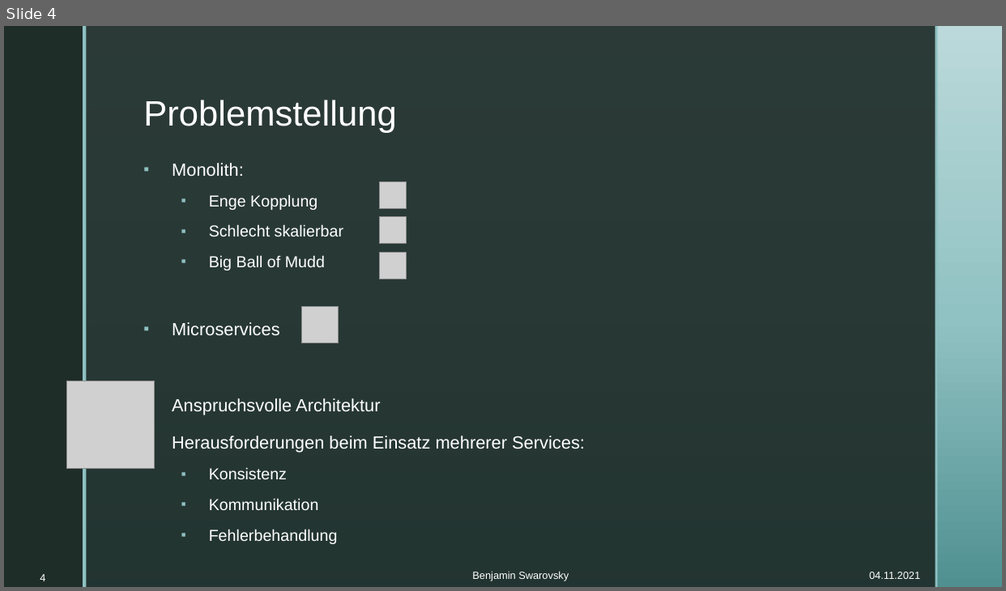
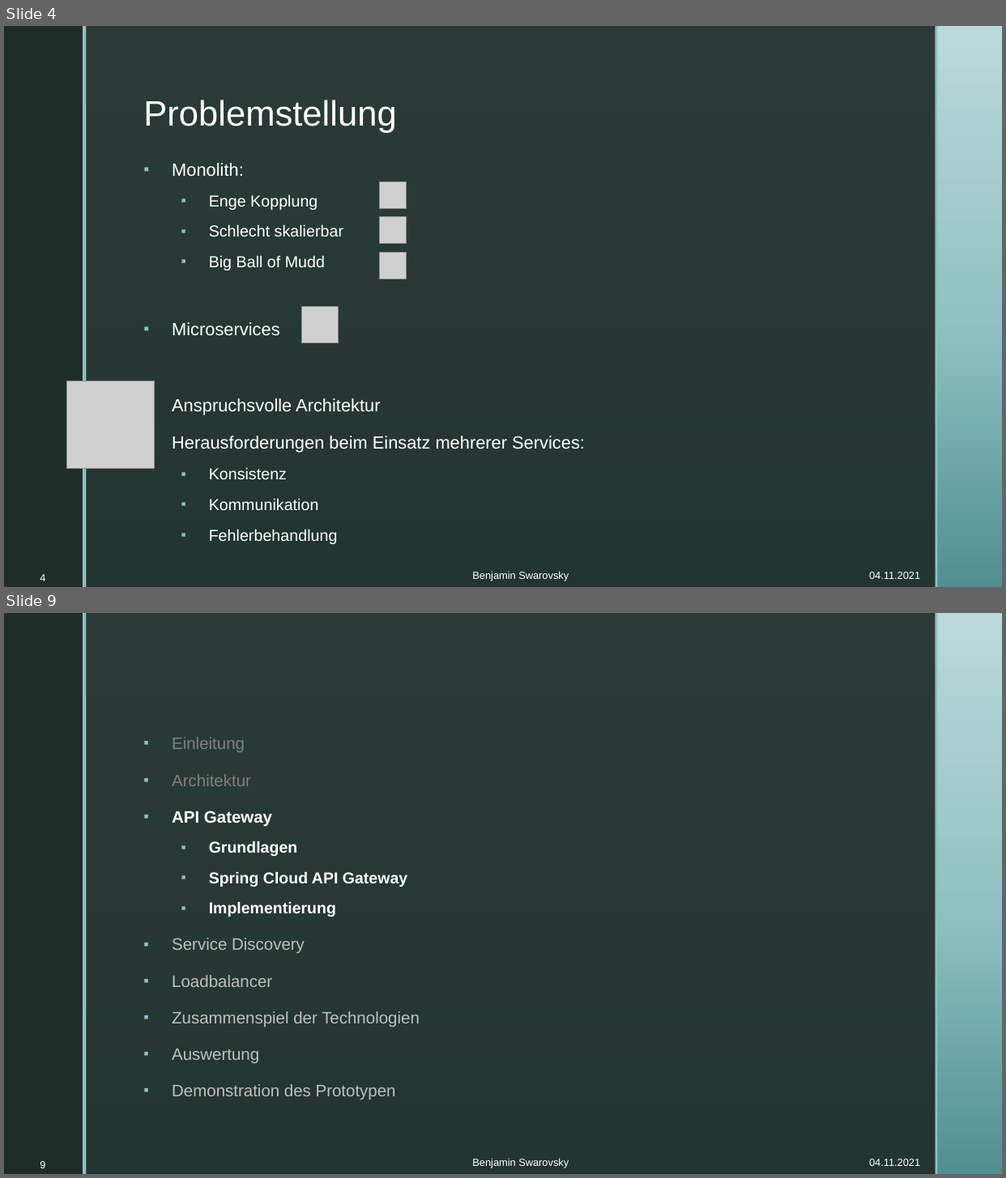
Before and after one commit to BenjaminS01/Abschluss, a slide deck: Vortrag.pptx. Shown one above the other, each under a label of ours: slide 4 before the commit, slides 4 and 9 after it; the slides between them are not shown. The pictures are 1006x591 and 1006x1178 pixels, drawn with LibreOffice and Linux fonts; fonts in the diff are those of the drawing; grey boxes stand for pictures; background and template pictures are left out. Boxes give left, top, right and bottom in pixels: in the first picture for what was removed or moved away, otherwise in the second. Text is boxed around its words. In the diff, an @@ line names an element or a change of style, - is before the commit and + after.

Commit message:
Vortrag Architektur

```diff
--- a/Vortrag.pptx
+++ b/Vortrag.pptx
@@ slide 9 added at (4, 613, 1002, 1174), background picture (left out); not listed: 4 template elements that a slide beside it also shows @@
@@ text added at (172, 774, 420, 1101), 16 pt, text #BFBFBF @@
+▪ Einleitung
+▪ Architektur
+▪ API Gateway
+  ▪ Grundlagen
+  ▪ Spring Cloud API Gateway
+  ▪ Implementierung
+▪ Service Discovery
+▪ Loadbalancer
+▪ Zusammenspiel der Technologien
+▪ Auswertung
+▪ Demonstration des Prototypen
@@ page number added at (40, 1161, 45, 1169), 10 pt, text #FFFFFF @@
+9
@@ text added at (472, 1158, 569, 1169), 10 pt, text #FFFFFF @@
+Benjamin Swarovsky
@@ text added at (869, 1159, 920, 1166), 10 pt, text #FFFFFF @@
+04.11.2021
```
Also in this commit, not shown: 3 slides changed, 4 other slides added.
